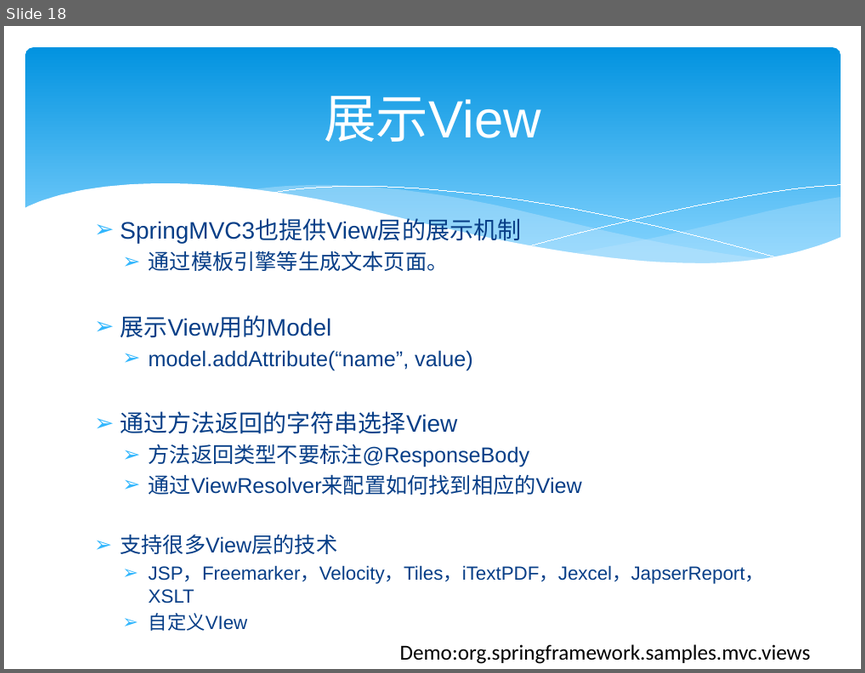
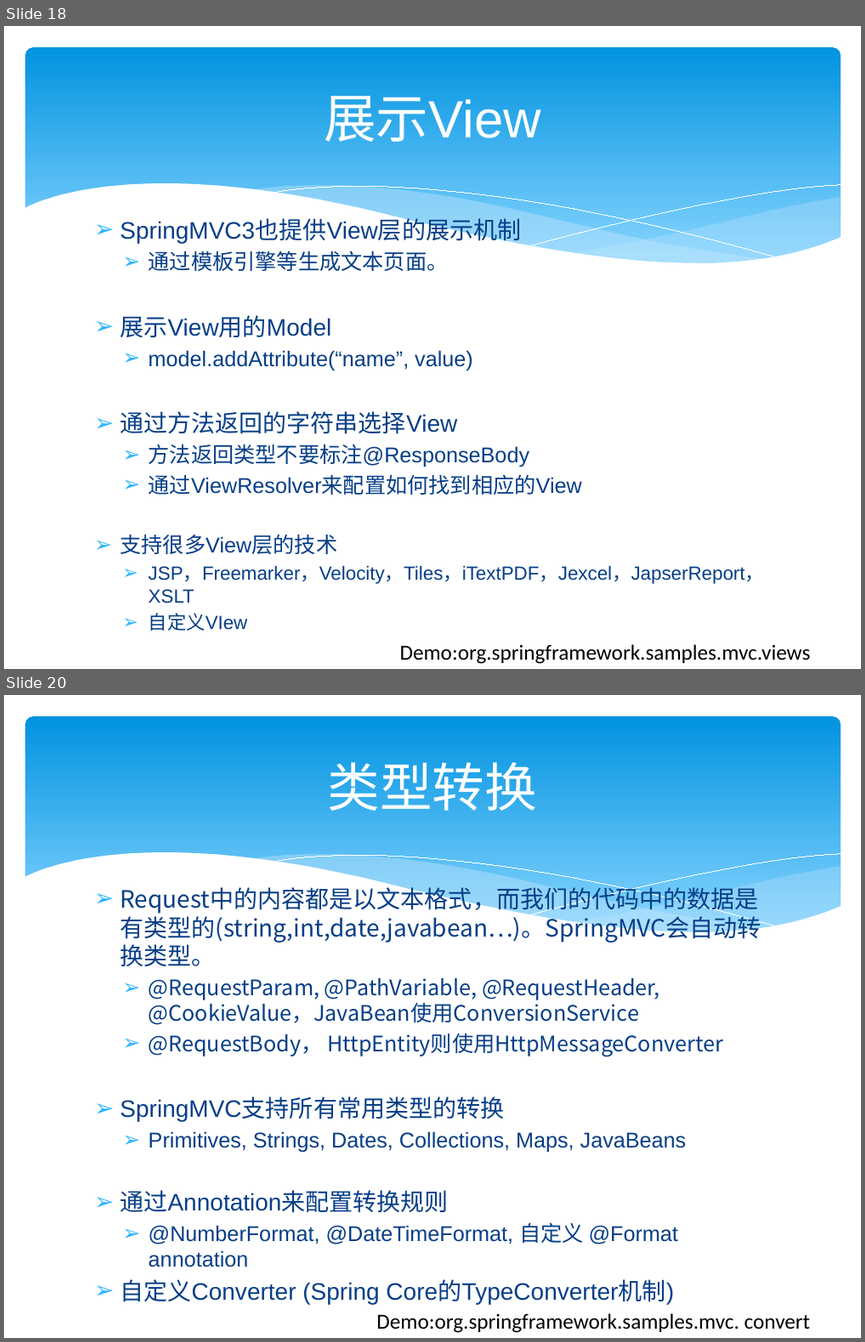
Before and after one commit to zjumty/spring-mvc-showcase, a slide deck: SpringMVC3.pptx. Shown one above the other, each under a label of ours: slide 18 before the commit, slides 18 and 20 after it; the slides between them are not shown. The pictures are 865x673 and 865x1342 pixels, drawn with LibreOffice and Linux fonts; fonts in the diff are those of the drawing. Boxes give left, top, right and bottom in pixels: in the first picture for what was removed or moved away, otherwise in the second. Text is boxed around its words. In the diff, an @@ line names an element or a change of style, - is before the commit and + after.

```diff
--- a/SpringMVC3.pptx
+++ b/SpringMVC3.pptx
@@ slide 20 added at [4, 695, 861, 1338], background #FFFFFF; not listed: 6 template elements that a slide beside it also shows @@
@@ title added at [328, 762, 537, 811], 44 pt, text #FFFFFF @@
+类型转换
@@ text added at [120, 884, 760, 1304], 18 pt, text #073E87 @@
+➢ Request中的内容都是以文本格式，而我们的代码中的数据是有类型的(string,int,date,javabean…)。SpringMVC会自动转换类型。
+  ➢ @RequestParam, @PathVariable, @RequestHeader, @CookieValue，JavaBean使用ConversionService
+  ➢ @RequestBody， HttpEntity则使用HttpMessageConverter
+➢ SpringMVC支持所有常用类型的转换
+  ➢ Primitives, Strings, Dates, Collections, Maps, JavaBeans
+➢ 通过Annotation来配置转换规则
+  ➢ @NumberFormat, @DateTimeFormat, 自定义 @Format annotation
+➢ 自定义Converter (Spring Core的TypeConverter机制)
@@ text added at [376, 1313, 810, 1333], 18 pt, text #000000 @@
+Demo:org.springframework.samples.mvc. convert
```
Also in this commit, not shown: 2 slides changed, 5 other slides added, 1 slide removed.
